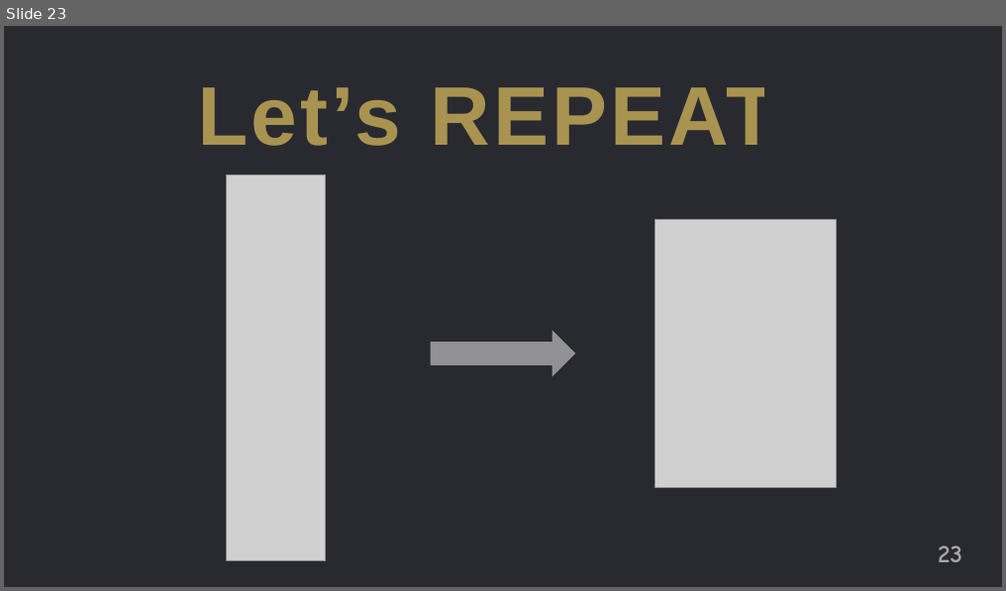
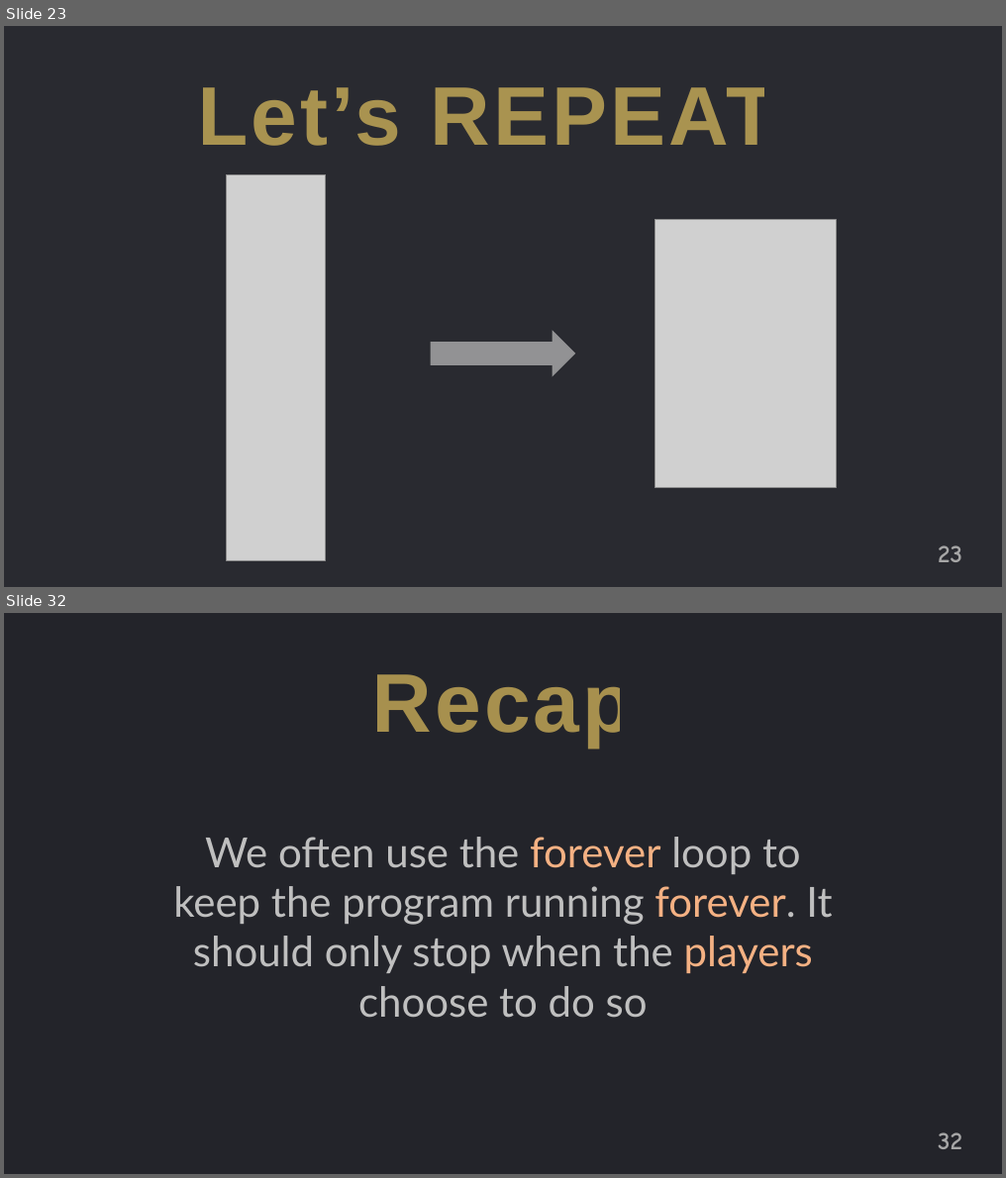
Before and after one commit to jguo108/My-Programming-Courses, a slide deck: Scratch for Newbies/Level1/Lesson 4 - Ghost Buster/Notes/Notes.pptx. Shown one above the other, each under a label of ours: slide 23 before the commit, slides 23 and 32 after it; the slides between them are not shown. The pictures are 1006x591 and 1006x1178 pixels, drawn with LibreOffice and Linux fonts; fonts in the diff are those of the drawing; grey boxes stand for pictures. Boxes give left, top, right and bottom in pixels: in the first picture for what was removed or moved away, otherwise in the second. Text is boxed around its words. In the diff, an @@ line names an element or a change of style, - is before the commit and + after.

```diff
--- a/Scratch for Newbies/Level1/Lesson 4 - Ghost Buster/Notes/Notes.pptx
+++ b/Scratch for Newbies/Level1/Lesson 4 - Ghost Buster/Notes/Notes.pptx
@@ slide 32 added at <box>4,613,1002,1174</box>, background #FFFFFF @@
@@ rectangle added at <box>4,613,1002,1174</box>, fill #23242A @@
@@ text added at <box>372,674,634,747</box>, 80 pt, text #FFD966 at 60% opacity, bold @@
+Recap
@@ text added at <box>173,837,832,1018</box>, 40 pt, text #BFBFBF @@
+We often use the forever loop to keep the program running forever. It should only stop when the players choose to do so
@@ page number added at <box>938,1133,962,1150</box>, 24 pt, text #A6A6A6, bold @@
+32
```
Also in this commit, not shown: 8 other slides added, 18 other files.
